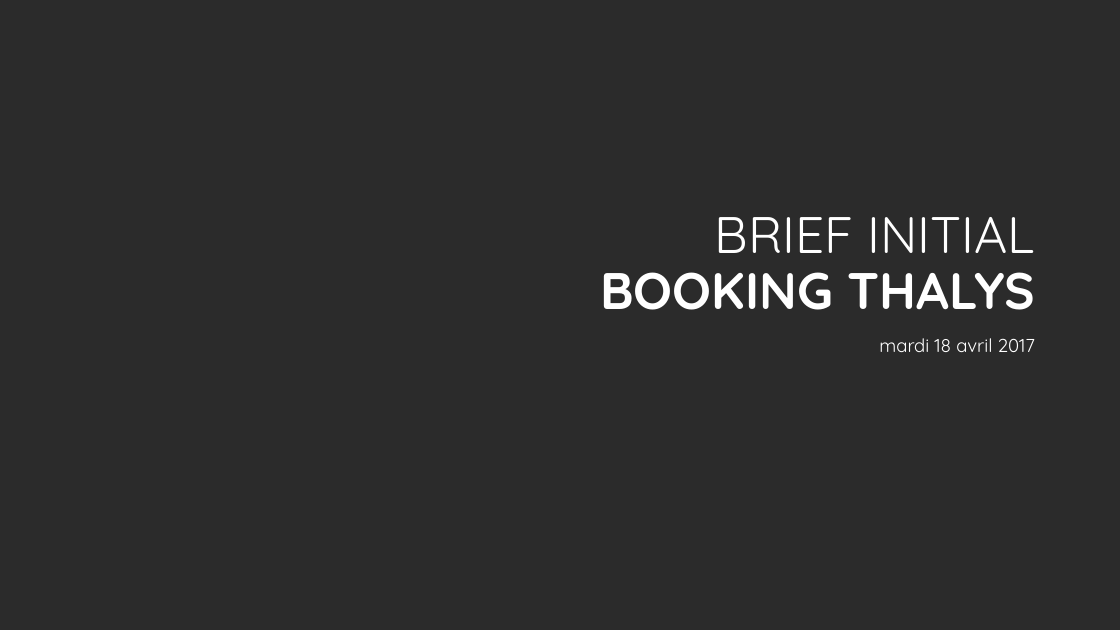
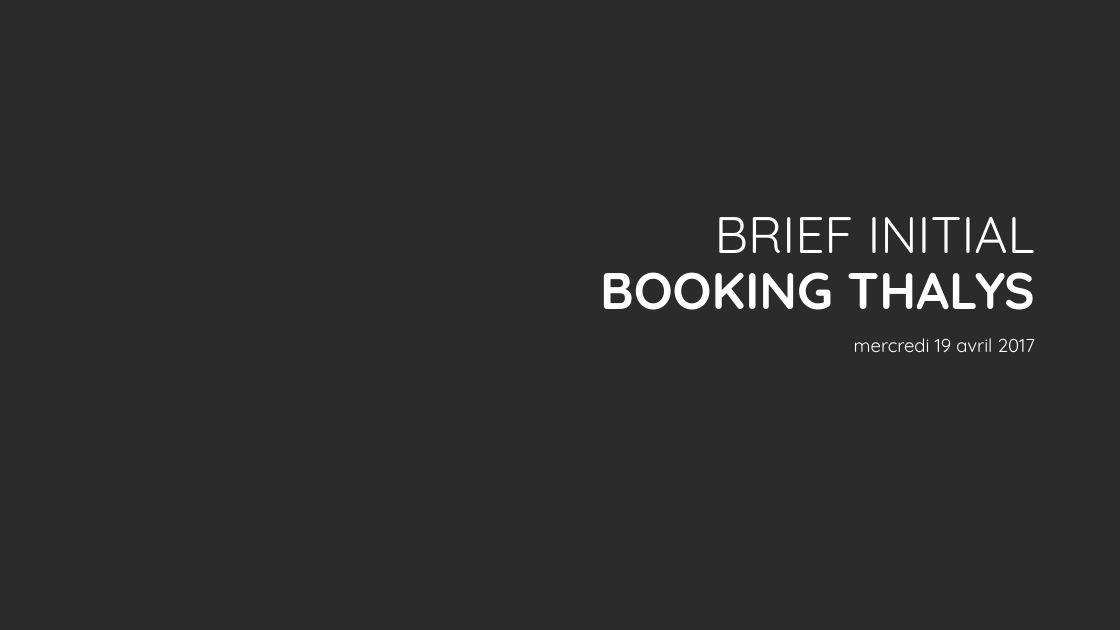
Before and after one commit to refonte-digitale-thalys/refonte-digitale-thalys.github.io, a slide deck: slide 1 of brief-booking.pptx. Drawn at 1120x630 pixels with LibreOffice and Linux fonts; fonts in the diff are those of the drawing; background and template pictures are left out; a plain dark background stands for a picture behind light text. Boxes give left, top, right and bottom in pixels: in the first picture for what was removed or moved away, otherwise in the second. Text is boxed around its words. In the diff, an @@ line names an element or a change of style, - is before the commit and + after.

```diff
--- a/brief-booking.pptx
+++ b/brief-booking.pptx
@@ text at [854, 338, 1035, 352]: text changed @@
-mardi 18 avril 2017
+mercredi 19 avril 2017
```
Also in this commit, not shown: 1 slide removed, 2 other files.
